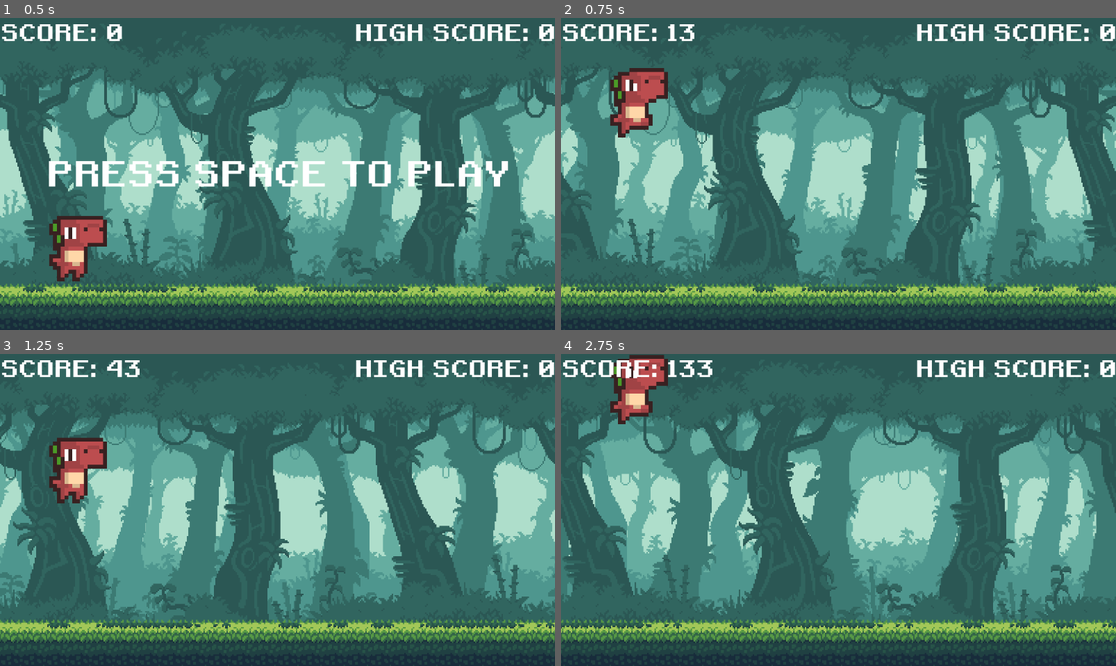
Above: before the commit, frames 1-4 (two rows, left to right).
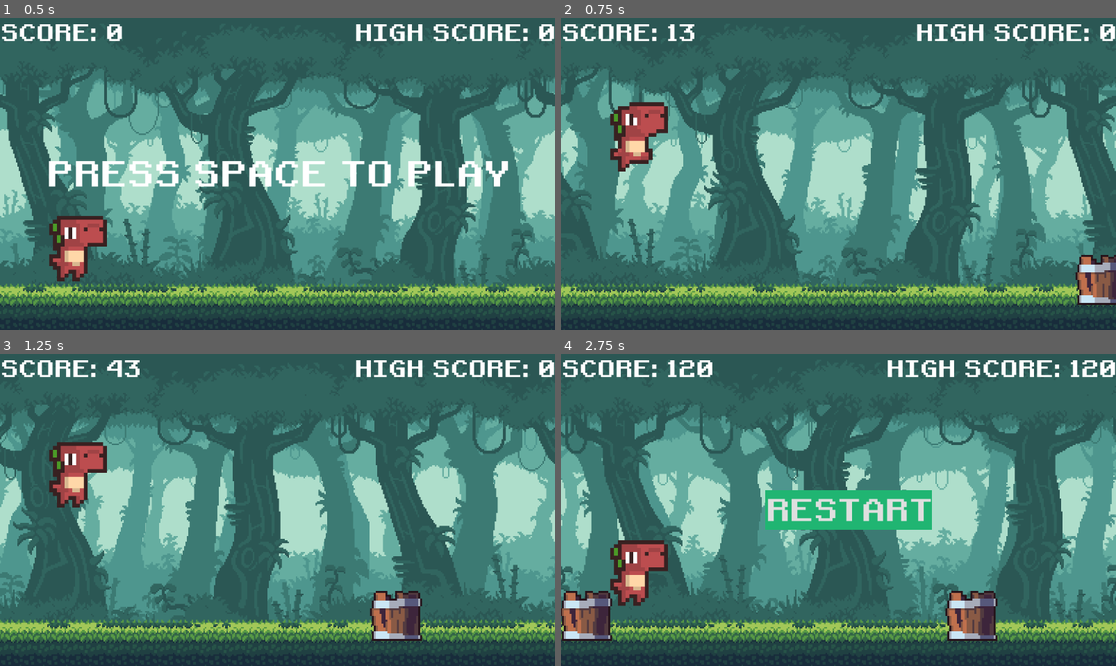
Above: after the commit, the same moments.

Repository: HA5UN0/dino-run
Game: Godot game, scene res://Scenes/main.tscn
Two runs of this game, one before a commit and one after it. Both use one fixed random seed, a clock stepped at 60 frames per second and the inputs below.
Inputs:
- Up to frame 1 (0.5 s): no input
- Up to frame 2 (0.75 s): tap Space at 0.5 s; hold Up (ui_up) from 0.53 s (still down); hold Enter (ui_accept) from 0.53 s (still down)
- Up to frame 3 (1.25 s): keep holding Up (ui_up); keep holding Enter (ui_accept)
- Up to frame 4 (2.75 s): release Enter (ui_accept) at 1.28 s; tap Enter (ui_accept) at 1.35, 1.52, 1.82 s; release Up (ui_up) at 2.03 s; hold Down (move_down) from 2.03 s (still down); hold Enter (ui_accept) from 2.03 s (still down)

Frame 1 is identical in both runs. In frame 2, 3.6% of the frame differs, in the area x 8-100%, y 16-92%; in frame 3, 2.3%; in frame 4, 55%, in the area x 0-100%, y 0-93%.

Commit message:
added game over function and adjusted jump

Diff:
--- a/Scenes/bird.tscn
+++ b/Scenes/bird.tscn
@@ -1,6 +1,7 @@
-[gd_scene load_steps=9 format=3 uid="uid://d1d2j2ntr61d4"]
+[gd_scene load_steps=10 format=3 uid="uid://d1d2j2ntr61d4"]
 
 [ext_resource type="Texture2D" uid="uid://dyasm1fruq87r" path="res://Assets/img/obstacles/Bird.png" id="1_20iec"]
+[ext_resource type="Script" path="res://Scripts/bird.gd" id="1_npw8t"]
 
 [sub_resource type="AtlasTexture" id="AtlasTexture_3llk6"]
 atlas = ExtResource("1_20iec")
@@ -46,6 +47,7 @@
 height = 86.0
 
 [node name="Bird" type="Area2D"]
+script = ExtResource("1_npw8t")
 
 [node name="AnimatedSprite2D" type="AnimatedSprite2D" parent="."]
 texture_filter = 1
--- /dev/null
+++ b/Scenes/game_over.tscn
@@ -0,0 +1,33 @@
+[gd_scene load_steps=5 format=3 uid="uid://b65imjksuvv4d"]
+
+[ext_resource type="FontFile" uid="uid://s15272omc2m3" path="res://Assets/fonts/retro.ttf" id="1_te2kl"]
+
+[sub_resource type="StyleBoxFlat" id="StyleBoxFlat_73fc6"]
+bg_color = Color(0.811558, 0.38326, 0.938374, 1)
+
+[sub_resource type="StyleBoxFlat" id="StyleBoxFlat_5xfak"]
+bg_color = Color(0, 0.667575, 0.804822, 1)
+
+[sub_resource type="StyleBoxFlat" id="StyleBoxFlat_a3n50"]
+bg_color = Color(0.124691, 0.708711, 0.446138, 1)
+
+[node name="GameOver" type="CanvasLayer"]
+
+[node name="Button" type="Button" parent="."]
+anchors_preset = 8
+anchor_left = 0.5
+anchor_top = 0.5
+anchor_right = 0.5
+anchor_bottom = 0.5
+offset_left = -104.5
+offset_top = -37.5
+offset_right = 145.5
+offset_bottom = 37.5
+grow_horizontal = 2
+grow_vertical = 2
+theme_override_fonts/font = ExtResource("1_te2kl")
+theme_override_font_sizes/font_size = 64
+theme_override_styles/hover = SubResource("StyleBoxFlat_73fc6")
+theme_override_styles/pressed = SubResource("StyleBoxFlat_5xfak")
+theme_override_styles/normal = SubResource("StyleBoxFlat_a3n50")
+text = "RESTART"
--- a/Scenes/main.tscn
+++ b/Scenes/main.tscn
@@ -1,10 +1,11 @@
-[gd_scene load_steps=6 format=3 uid="uid://bts1dl0v0iwu0"]
+[gd_scene load_steps=7 format=3 uid="uid://bts1dl0v0iwu0"]
 
 [ext_resource type="Script" path="res://Scripts/main.gd" id="1_2nmm6"]
 [ext_resource type="PackedScene" uid="uid://6yoej77p67mp" path="res://Scenes/background.tscn" id="1_c7hgl"]
 [ext_resource type="PackedScene" uid="uid://c2lkwnwjstqmt" path="res://Scenes/ground.tscn" id="2_p76b2"]
 [ext_resource type="PackedScene" uid="uid://cghasq7llts8e" path="res://Scenes/dino.tscn" id="3_pgw87"]
 [ext_resource type="PackedScene" uid="uid://0v27ywc66stl" path="res://Scenes/hud.tscn" id="5_6mudf"]
+[ext_resource type="PackedScene" uid="uid://b65imjksuvv4d" path="res://Scenes/game_over.tscn" id="6_cnk28"]
 
 [node name="Main" type="Node"]
 script = ExtResource("1_2nmm6")
@@ -20,3 +21,6 @@
 position = Vector2(576, 324)
 
 [node name="HUD" parent="." instance=ExtResource("5_6mudf")]
+
+[node name="GameOver" parent="." instance=ExtResource("6_cnk28")]
+process_mode = 2
--- /dev/null
+++ b/Scripts/bird.gd
@@ -0,0 +1,11 @@
+extends Area2D
+
+
+# Called when the node enters the scene tree for the first time.
+func _ready() -> void:
+	pass # Replace with function body.
+
+
+# Called every frame. 'delta' is the elapsed time since the previous frame.
+func _process(delta: float) -> void:
+	position.x -= get_parent().speed / 2
--- a/Scripts/dino.gd
+++ b/Scripts/dino.gd
@@ -1,6 +1,6 @@
 extends CharacterBody2D
 
-const GRAVITY : int = 4200
+const GRAVITY : int = 7500
 const JUMP_SPEED : int = -1800
 
 func _physics_process(delta: float) -> void:
--- a/Scripts/main.gd
+++ b/Scripts/main.gd
@@ -1,27 +1,58 @@
 extends Node
+
+# Preload Obstacles
+var stump_scene = preload("res://Scenes/stump.tscn")
+var rock_scene = preload("res://Scenes/rock.tscn")
+var barrel_scene = preload("res://Scenes/barrel.tscn")
+var bird_scene = preload("res://Scenes/bird.tscn")
+var obstacle_types := [stump_scene, rock_scene, barrel_scene]
+var obstacles : Array
+var bird_heights := [200, 390]
+
+
 
 # Game Variables
 
 const DINO_START_POS := Vector2i(150, 485)
 const CAM_START_POS := Vector2i(576, 324)
+var difficulty
+const MAX_DIFFICULTY : int = 2
+# -> score
 var score : int
 const SCORE_MODIFIER : int = 10
+var high_score : int
+# -> speed
 var speed : float
 const START_SPEED : float = 10.0
 const MAX_SPEED : int = 25
+const SPEED_MODIFIER : int = 5000
+# ------------------------------------------
 var screen_size : Vector2i
+var ground_height : int
 var game_running : bool
-
+var last_obs
 
 # Called when the node enters the scene tree for the first time.
 func _ready() -> void:
+	# recon baby yea!
 	screen_size = get_window().size
+	ground_height = $Ground.get_node("Sprite2D").texture.get_height()
+	$GameOver.get_node("Button").pressed.connect(new_game)
+
 	new_game()
 
 func new_game():
 	# reset variables
 	score = 0
 	show_score()
+	game_running = false
+	get_tree().paused = false
+	difficulty = 0
+
+	# delete all obstacles
+	for obs in obstacles:
+		obs.queue_free()
+	obstacles.clear()
 
 	# Reset the nodes
 	$Dino.position = DINO_START_POS
@@ -31,12 +62,20 @@
 
 	# Reset HUD
 	$HUD.get_node("StartLabel").show()
+	$GameOver.hide()
 
 
 # Called every frame. 'delta' is the elapsed time since the previous frame.
 func _process(delta: float) -> void:
 	if game_running:
-		speed = START_SPEED
+		# speed up and adjust difficulty
+		speed = START_SPEED + score / SPEED_MODIFIER
+		if speed > MAX_SPEED:
+			speed = MAX_SPEED
+		adjust_difficulty()
+
+		# generate obstacles
+		generate_obs()
 
 		# move dino and camera
 		$Dino.position.x += speed
@@ -50,11 +89,69 @@
 		# update ground position
 		if $Camera2D.position.x - $Ground.position.x > screen_size.x * 1.5:
 			$Ground.position.x += screen_size.x
+
+		# remove obstacles that have gone off screen
+		for obs in obstacles:
+			if obs.position.x < ($Camera2D.position.x - screen_size.x):
+				remove_obs(obs)
 	else:
 		#$Dino.get_node("AnimatedSprite2D").play("Idle")
-		if Input.is_action_just_pressed("ui_accept"):
+		if Input.is_action_just_pressed("ui_accept") or Input.is_action_just_pressed("ui_up"):
 			game_running = true
 			$HUD.get_node("StartLabel").hide()
 
+func generate_obs():
+	# generate ground obstacles
+	if obstacles.is_empty() or last_obs.position.x < score + randi_range(300, 500):
+		var obs_type = obstacle_types[randi() % obstacle_types.size()]
+		var obs
+		var max_obs = difficulty + 1
+		for i in range(randi() % max_obs + 1):
+			obs = obs_type.instantiate()
+			var obs_height = obs.get_node("Sprite2D").texture.get_height()
+			var obs_scale = obs.get_node("Sprite2D").scale
+			var obs_x : int = screen_size.x + score + 100 + (i * 100)
+			var obs_y : int = screen_size.y - ground_height - (obs_height * obs_scale.y / 2) + 5
+			last_obs = obs
+			add_obs(obs, obs_x, obs_y)
+		# additional random chance to spawn a bird
+		if difficulty == MAX_DIFFICULTY:
+			if (randi() % 2) == 0: # 50 50 chance
+				# generate bird obstacles
+				obs = bird_scene.instantiate()
+				var obs_x : int = screen_size.x + score + 100
+				var obs_y : int = bird_heights[randi() % bird_heights.size()]
+				add_obs(obs, obs_x, obs_y)
+
+func add_obs(obs, x, y):
+	obs.position = Vector2i(x, y)
+	obs.body_entered.connect(hit_obs)
+	add_child(obs)
+	obstacles.append(obs)
+
+func remove_obs(obs):
+	obs.queue_free()
+	obstacles.erase(obs)
+
+func hit_obs(body):
+	if body.name == "Dino":
+		game_over()
+
 func show_score():
 	$HUD.get_node("ScoreLabel").text = "SCORE: " + str(score / SCORE_MODIFIER)
+
+func  check_high_score():
+	if score > high_score:
+		high_score = score
+		$HUD.get_node("HighScoreLabel").text = "HIGH SCORE: " + str(high_score / SCORE_MODIFIER)
+
+func adjust_difficulty():
+	difficulty = score / SPEED_MODIFIER
+	if difficulty > MAX_DIFFICULTY:
+		difficulty = MAX_DIFFICULTY
+
+func game_over():
+	check_high_score()
+	get_tree().paused = true
+	game_running = false
+	$GameOver.show()
